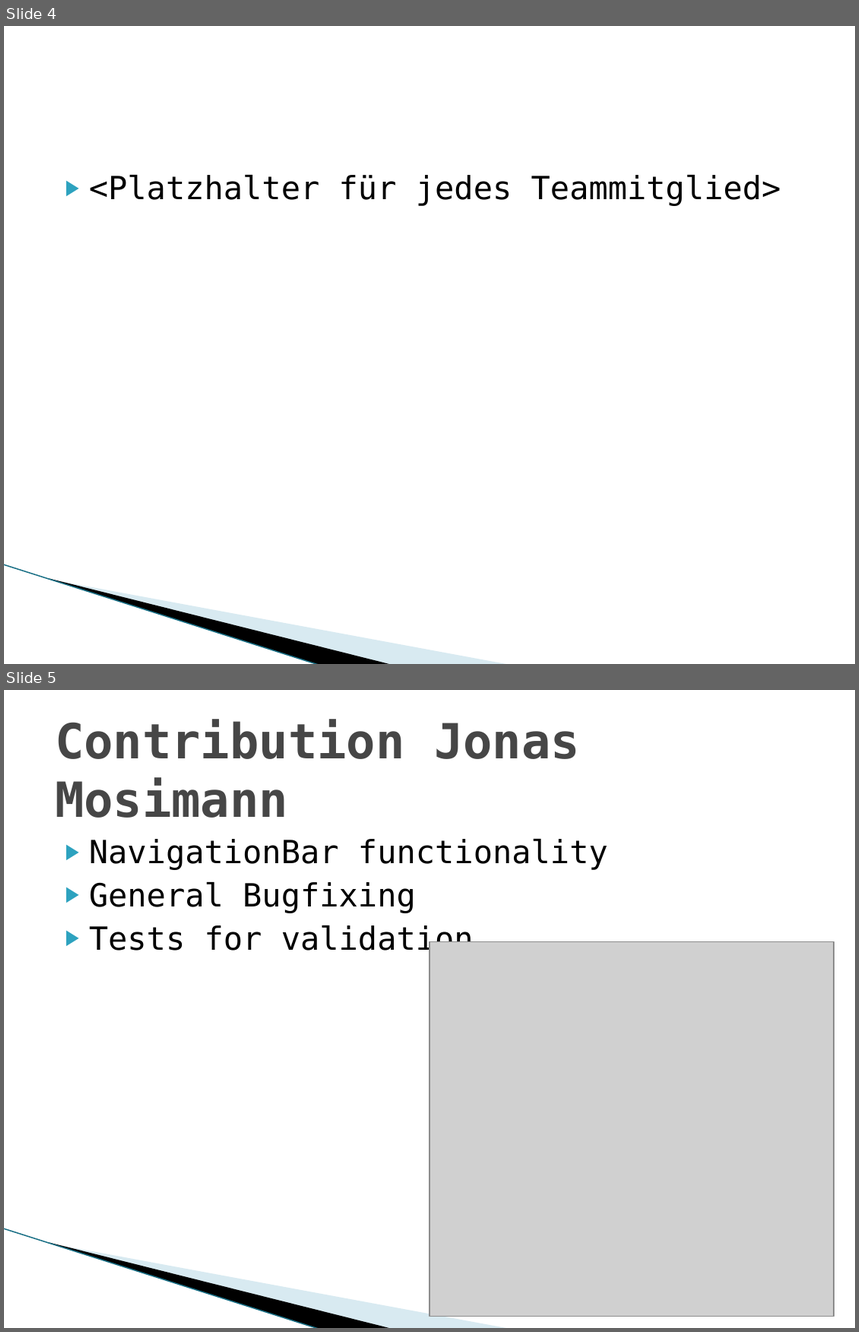
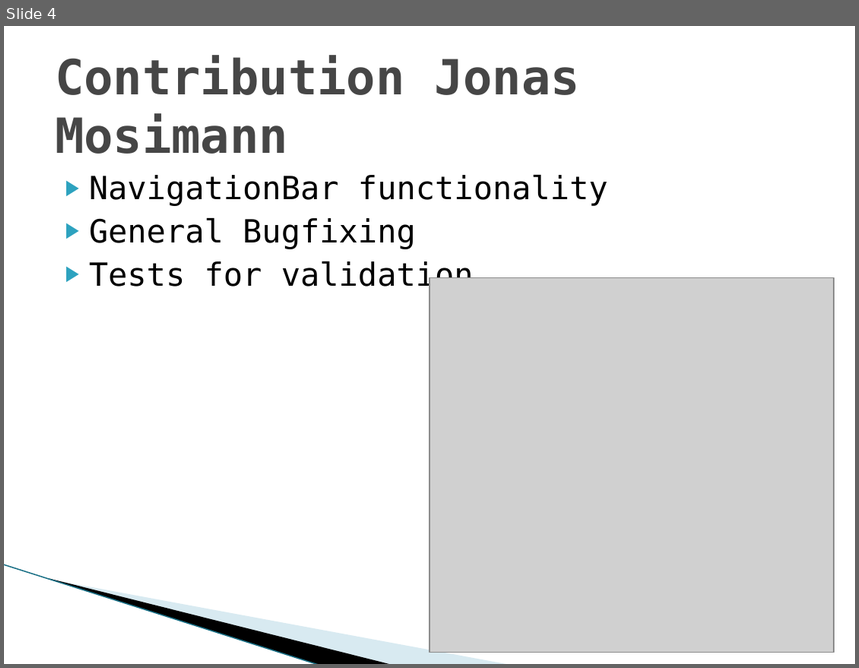
Before and after one commit to MarwinPhilips/ch.bfh.btx8081.w2015.schwarz, a slide deck: Documents/Task 14/Task 14.pptx. Shown one above the other, each under a label of ours: slides 4 and 5 before the commit, slide 4 after it. The pictures are 859x1332 and 859x668 pixels, drawn with LibreOffice and Linux fonts; fonts in the diff are those of the drawing; grey boxes stand for pictures; background and template pictures are left out. Boxes give left, top, right and bottom in pixels: in the first picture for what was removed or moved away, otherwise in the second. Text is boxed around its words. In the diff, an @@ line names an element or a change of style, - is before the commit and + after.

```diff
--- a/Documents/Task 14/Task 14.pptx
+++ b/Documents/Task 14/Task 14.pptx
@@ slide 4 removed at [4,26,855,664], background #FFFFFF; not listed: 3 template elements that a slide beside it also shows @@
@@ text removed at [89,175,781,206] @@
-▶ <Platzhalter für jedes Teammitglied>
@@ what was slide 5 is now slide 4 @@
```
Also in this commit, not shown: 1 slide changed.
